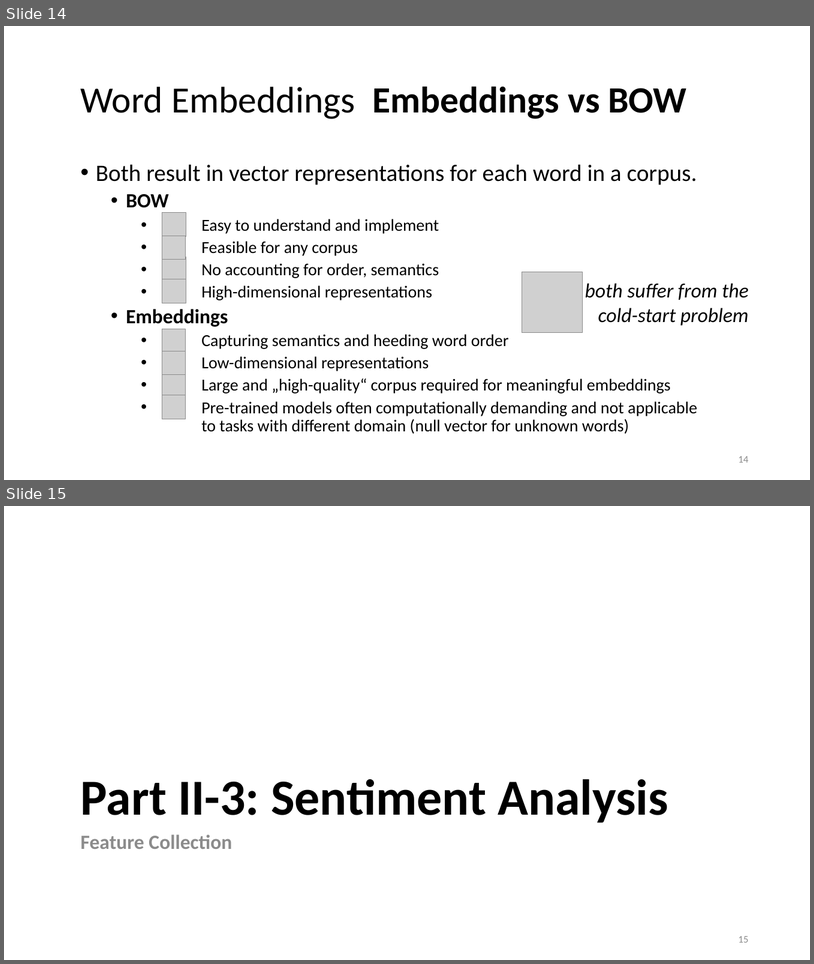
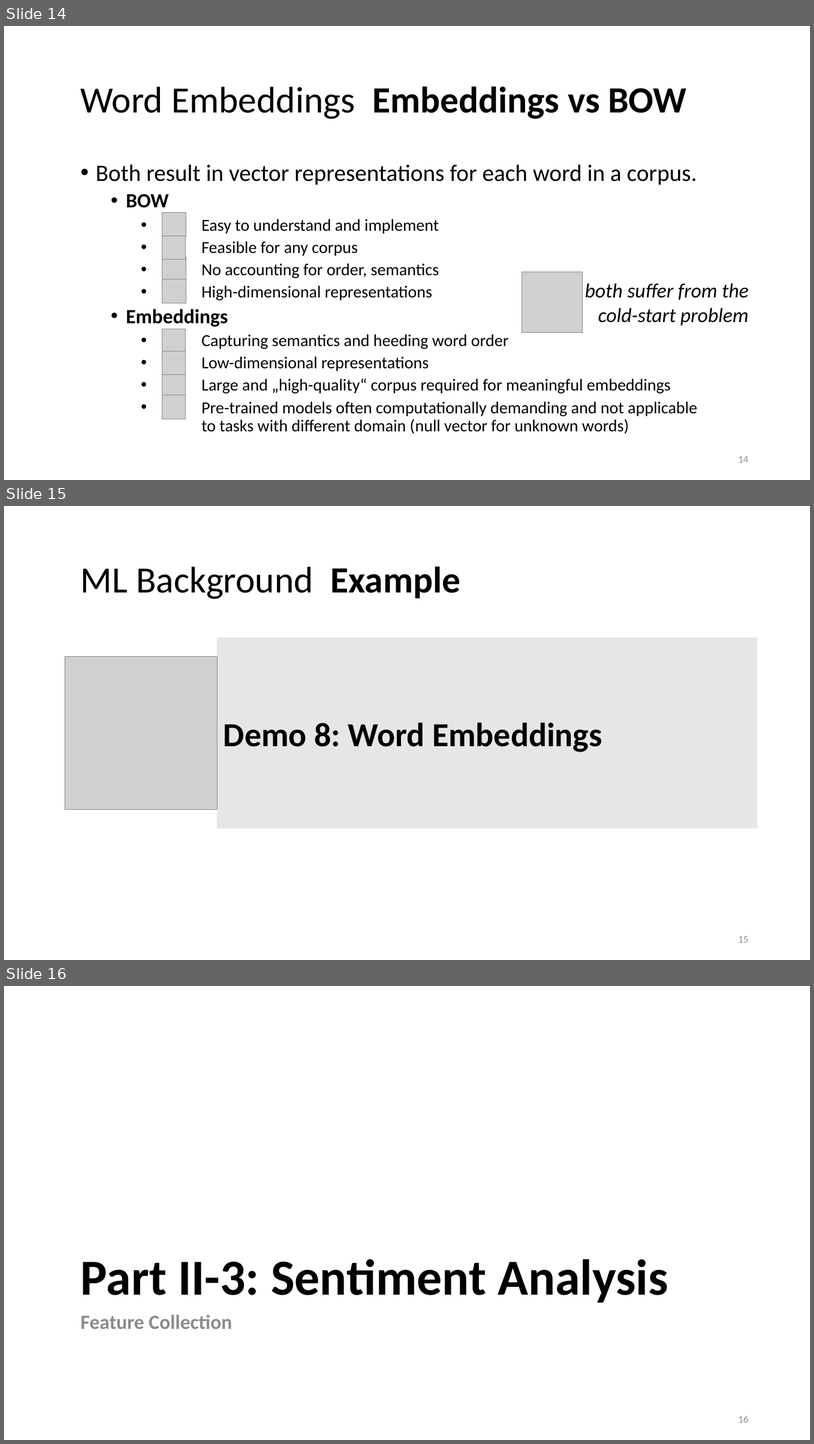
Before and after one commit to lisa-wm/consulting, a slide deck: 5_seminar/Contents_Part_02/slides/slides_II_3.pptx. Shown one above the other, each under a label of ours: slides 14 and 15 before the commit, slides 14, 15 and 16 after it. The pictures are 814x964 and 814x1444 pixels, drawn with LibreOffice and Linux fonts; fonts in the diff are those of the drawing; grey boxes stand for pictures. Boxes give left, top, right and bottom in pixels: in the first picture for what was removed or moved away, otherwise in the second. Text is boxed around its words. In the diff, an @@ line names an element or a change of style, - is before the commit and + after.

Commit message:
worked on embedding and ml content

```diff
--- a/5_seminar/Contents_Part_02/slides/slides_II_3.pptx
+++ b/5_seminar/Contents_Part_02/slides/slides_II_3.pptx
@@ slide 15 added at [4, 506, 810, 960], background #FFFFFF @@
@@ title added at [81, 566, 461, 599], 44 pt, text #000000 @@
+ML Background Example
@@ rectangle added at [218, 638, 757, 828], fill #E7E6E6, outline #E7E6E6 1.5 pt, 40 pt, text #000000, bold @@
+Demo 8: Word Embeddings
@@ picture added at [65, 657, 218, 809] @@
@@ page number added at [738, 936, 749, 942], 12 pt, text #8C8C8C @@
+15
@@ what was slide 15 is now slide 16 @@
@@ page number at [738, 1416, 749, 1422]: text changed @@
-15
+16
```
Also in this commit, not shown: 3 slides changed, 11 other slides added, 1 slide removed, 3 other files.
